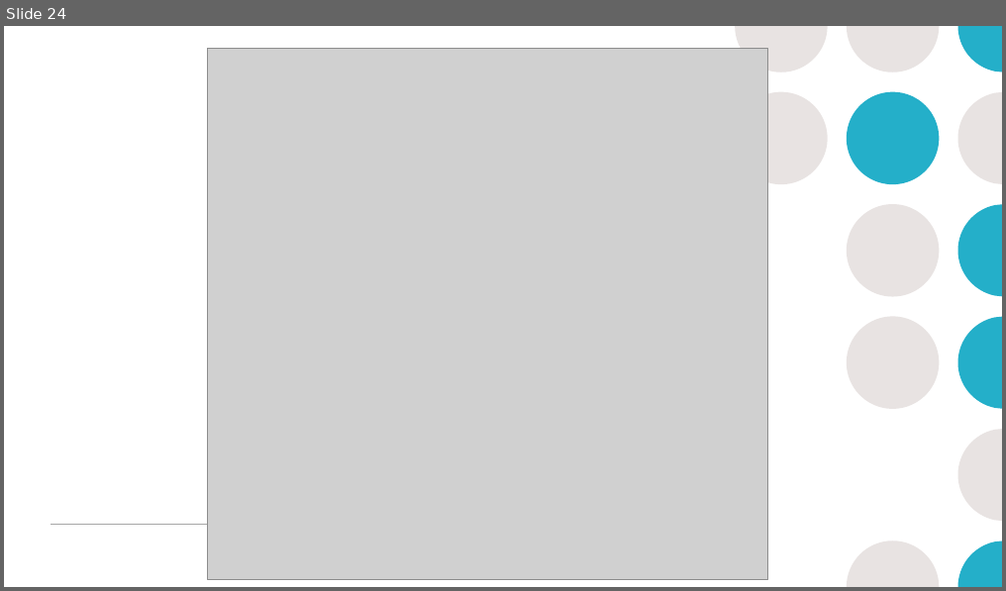
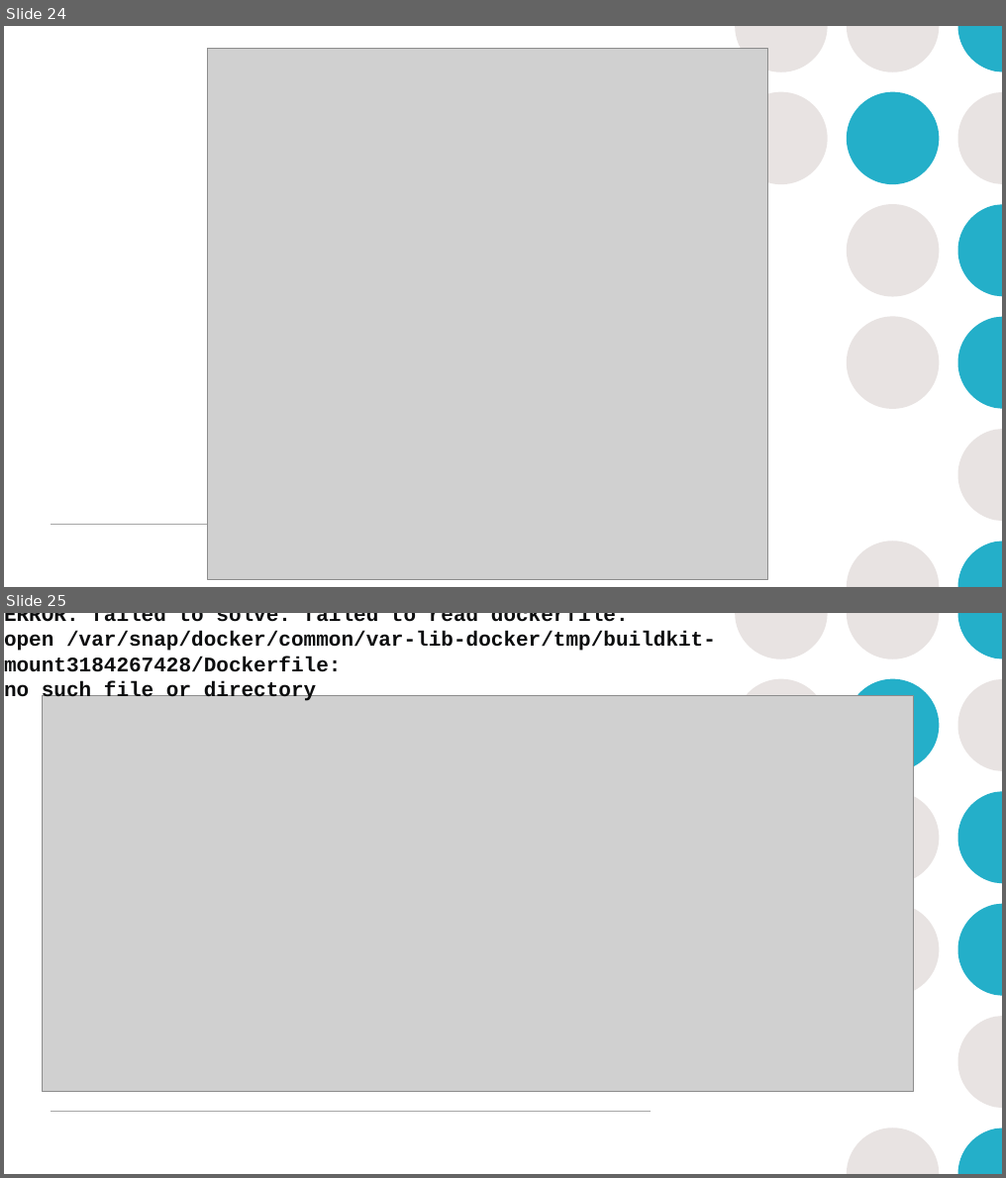
Before and after one commit to mrobbeloth/Lectures, a slide deck: Minecraft/Learning DevOps Through Minecraft.pptx. Shown one above the other, each under a label of ours: slide 24 before the commit, slides 24 and 25 after it. The pictures are 1006x591 and 1006x1178 pixels, drawn with LibreOffice and Linux fonts; fonts in the diff are those of the drawing; grey boxes stand for pictures. Boxes give left, top, right and bottom in pixels: in the first picture for what was removed or moved away, otherwise in the second. Text is boxed around its words. In the diff, an @@ line names an element or a change of style, - is before the commit and + after.

```diff
--- a/Minecraft/Learning DevOps Through Minecraft.pptx
+++ b/Minecraft/Learning DevOps Through Minecraft.pptx
@@ slide 25 added at [4, 613, 1002, 1174], background #FFFFFF; not listed: 14 template elements that a slide beside it also shows @@
@@ text added at [4, 613, 716, 703], 20 pt, text #0C0D0E, bold @@
+ERROR: failed to solve: failed to read dockerfile:
+open /var/snap/docker/common/var-lib-docker/tmp/buildkit-mount3184267428/Dockerfile:
+no such file or directory
@@ picture added at [43, 695, 914, 1092] @@
```
Also in this commit, not shown: 5 slides changed, 1 other slide added, 1 slide removed.
